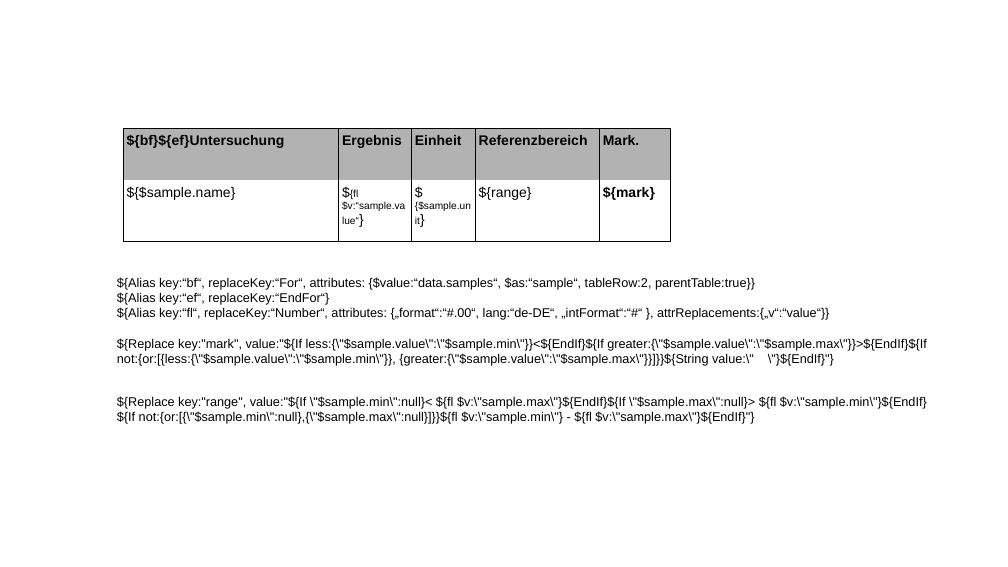
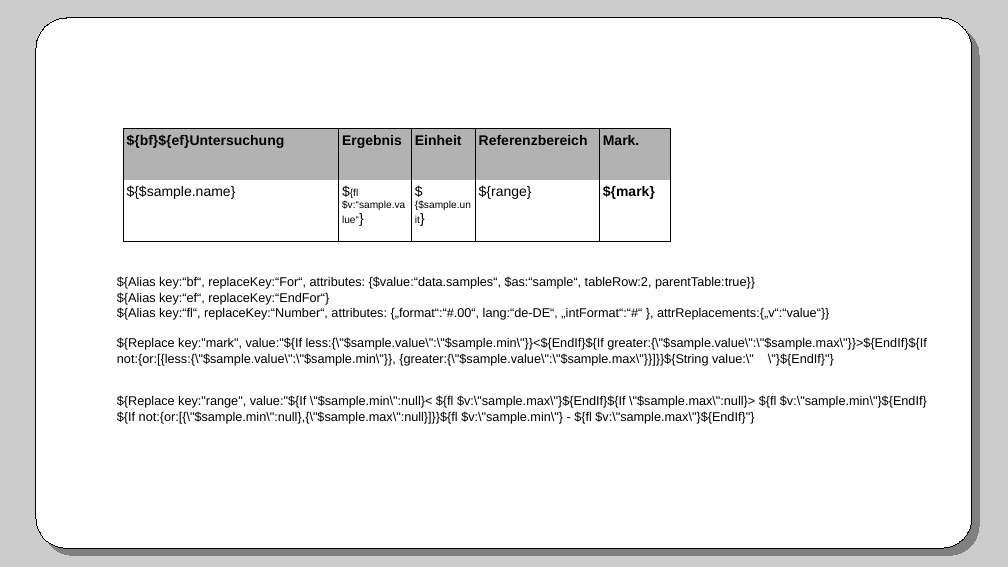
Before and after one commit to winterrifier/underdocx-examples, a slide deck: slide 1 of UnderdocxVortrag/presentation/resources/templates/table.odp. Drawn at 1008x567 pixels with LibreOffice and Linux fonts; fonts in the diff are those of the drawing. Boxes give left, top, right and bottom in pixels: in the first picture for what was removed or moved away, otherwise in the second. Text is boxed around its words. In the diff, an @@ line names an element or a change of style, - is before the commit and + after.

```diff
--- a/UnderdocxVortrag/presentation/resources/templates/table.odp
+++ b/UnderdocxVortrag/presentation/resources/templates/table.odp
@@ rectangle added at <box>0,0,1008,567</box>, fill #CCCCCC @@
@@ rounded rectangle added at <box>36,18,972,549</box>, fill #FFFFFF, outline #000000 0 pt @@
```
Also in this commit, not shown: 2 other files.
